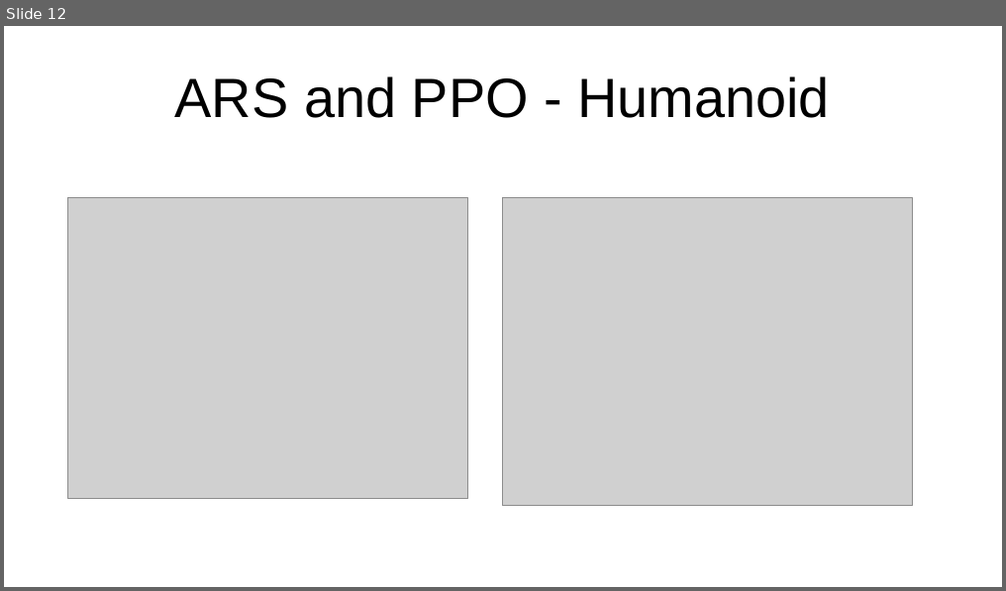
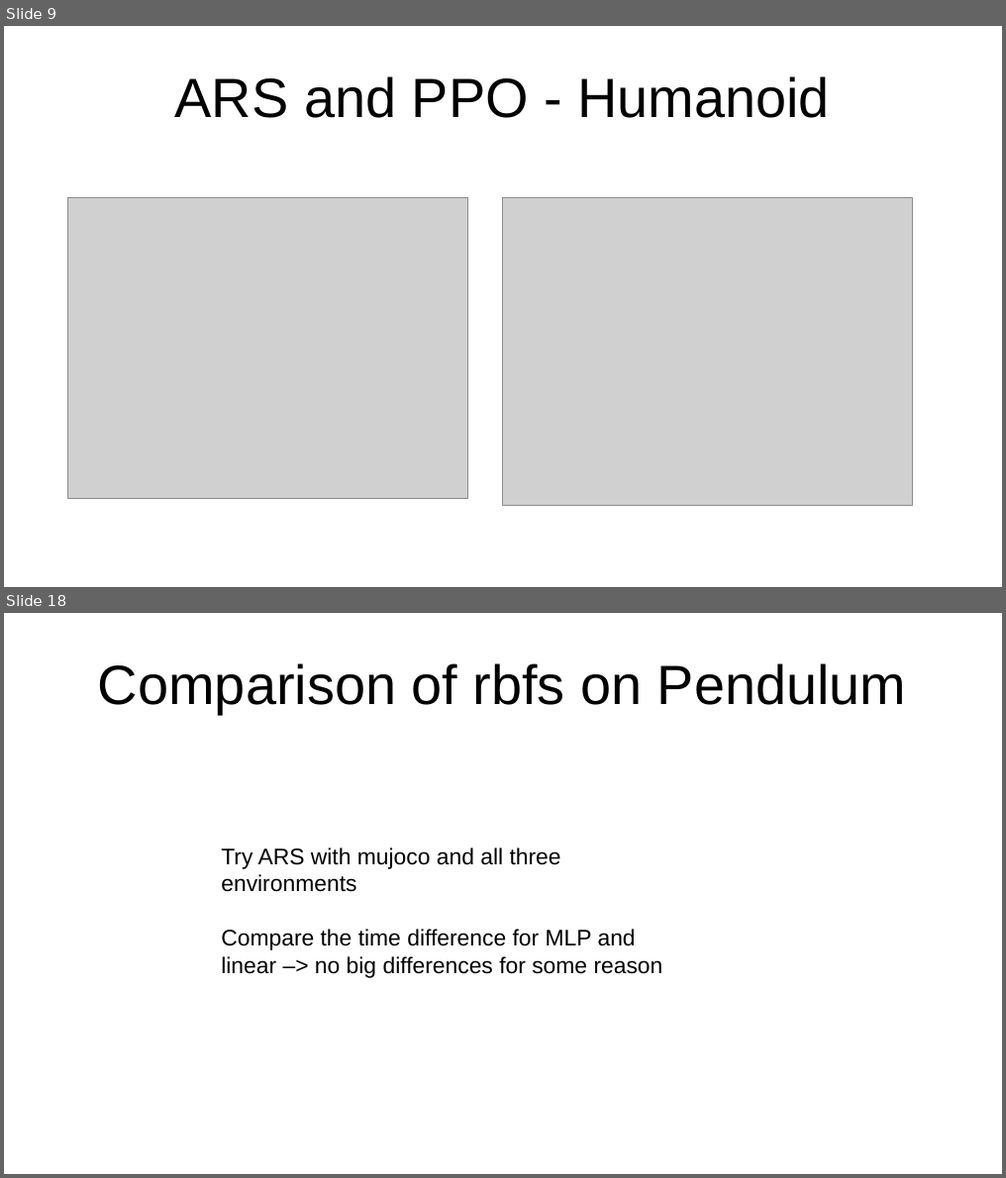
Before and after one commit to sgillen/seagul, a slide deck: seagul/rllib/rllib_with_rbf/Temporary_Results.odp. Shown one above the other, each under a label of ours: slide 12 before the commit, slides 9 and 18 after it; the slides between them are not shown. The pictures are 1006x591 and 1006x1178 pixels, drawn with LibreOffice and Linux fonts; fonts in the diff are those of the drawing; grey boxes stand for pictures. Boxes give left, top, right and bottom in pixels: in the first picture for what was removed or moved away, otherwise in the second. Text is boxed around its words. In the diff, an @@ line names an element or a change of style, - is before the commit and + after.

```diff
--- a/seagul/rllib/rllib_with_rbf/Temporary_Results.odp
+++ b/seagul/rllib/rllib_with_rbf/Temporary_Results.odp
@@ slide 18 added at <box>4,613,1002,1174</box>, background #FFFFFF @@
@@ title added at <box>98,663,907,714</box>, 44 pt, text #000000 @@
+Comparison of rbfs on Pendulum
@@ text added at <box>221,848,663,978</box>, 18 pt, text #000000 @@
+Try ARS with mujoco and all three environments
+Compare the time difference for MLP and linear –> no big differences for some reason
@@ what was slide 12 is now slide 9 @@
```
Also in this commit, not shown: 4 slides changed, 9 other slides added, 3 slides removed, 34 other files.
